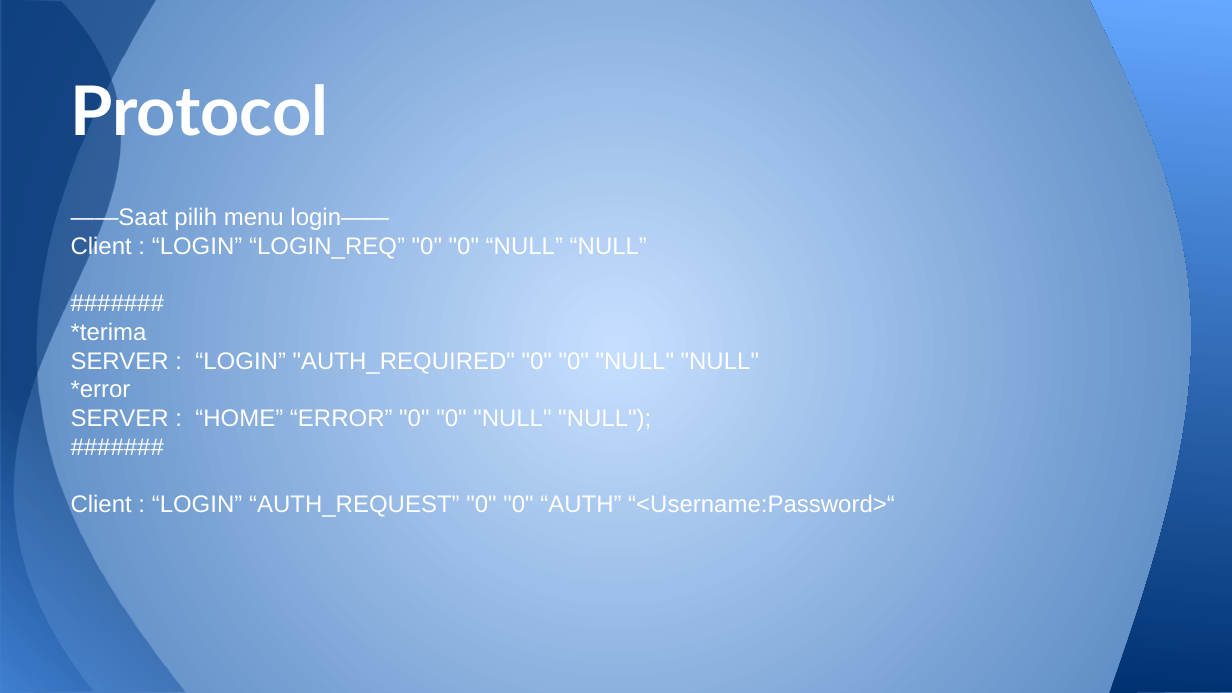
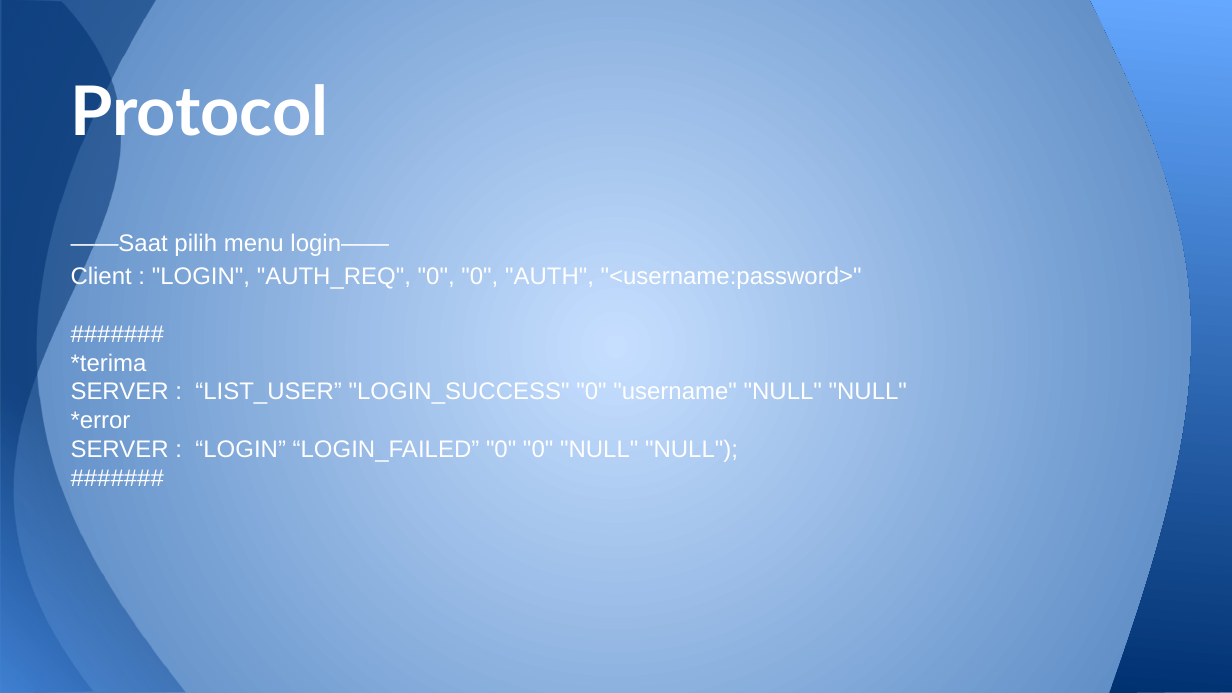
Before and after one commit to iskandarzun/KIJ, a slide deck: slide 3 of KIJ - Chat Secure.pptx (slide 4 before the commit). Drawn at 1232x693 pixels with LibreOffice and Linux fonts; fonts in the diff are those of the drawing. Boxes give left, top, right and bottom in pixels: in the first picture for what was removed or moved away, otherwise in the second. Text is boxed around its words. In the diff, an @@ line names an element or a change of style, - is before the commit and + after.

```diff
--- a/KIJ - Chat Secure.pptx
+++ b/KIJ - Chat Secure.pptx
@@ text at [71,265,862,290]: text changed @@
-Client : “LOGIN” “LOGIN_REQ” "0" "0" “NULL” “NULL”
+Client : "LOGIN", "AUTH_REQ", "0", "0", "AUTH", "<username:password>"
@@ text at [71,382,907,404]: text changed @@
-SERVER : “LOGIN” "AUTH_REQUIRED" "0" "0" "NULL" "NULL"
+SERVER : “LIST_USER” "LOGIN_SUCCESS" "0" "username" "NULL" "NULL"
@@ text at [71,440,738,462]: text changed @@
-SERVER : “HOME” “ERROR” "0" "0" "NULL" "NULL");
+SERVER : “LOGIN” “LOGIN_FAILED” "0" "0" "NULL" "NULL");
@@ text at [71,494,895,518]: paragraph removed @@
-Client : “LOGIN” “AUTH_REQUEST” "0" "0" “AUTH” “<Username:Password>“
```
Also in this commit, not shown: 5 other slides changed, 2 slides added, 3 slides removed.
